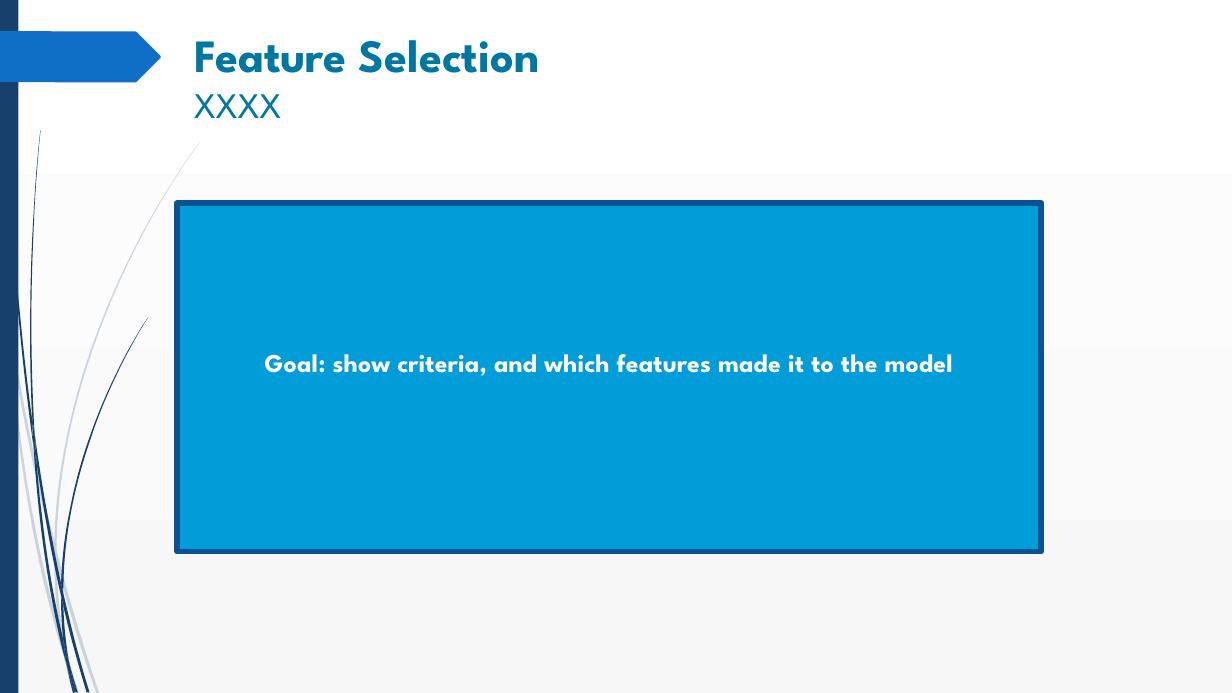
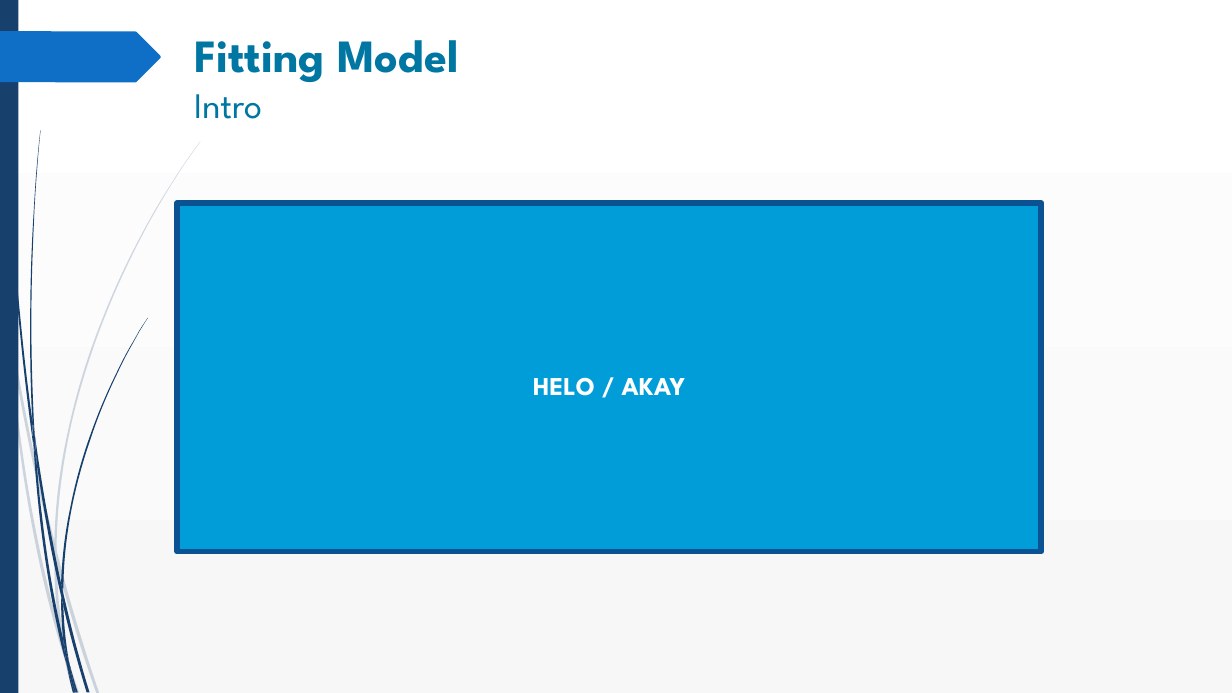
Before and after one commit to akay126/ML_housing, a slide deck: slide 8 of presentation/ML_housing_presentation_v1.pptx. Drawn at 1232x693 pixels with LibreOffice and Linux fonts; fonts in the diff are those of the drawing. Boxes give left, top, right and bottom in pixels: in the first picture for what was removed or moved away, otherwise in the second. Text is boxed around its words. In the diff, an @@ line names an element or a change of style, - is before the commit and + after.

```diff
--- a/presentation/ML_housing_presentation_v1.pptx
+++ b/presentation/ML_housing_presentation_v1.pptx
@@ title at (194, 40, 459, 119): text changed @@
-Feature Selection
-XXXX
+Fitting Model
+Intro
@@ text in rectangle at (533, 377, 685, 396): text changed @@
-Goal: show criteria, and which features made it to the model
+HELO / AKAY
```
Also in this commit, not shown: 4 other slides changed, 1 slide added, 1 slide removed.
